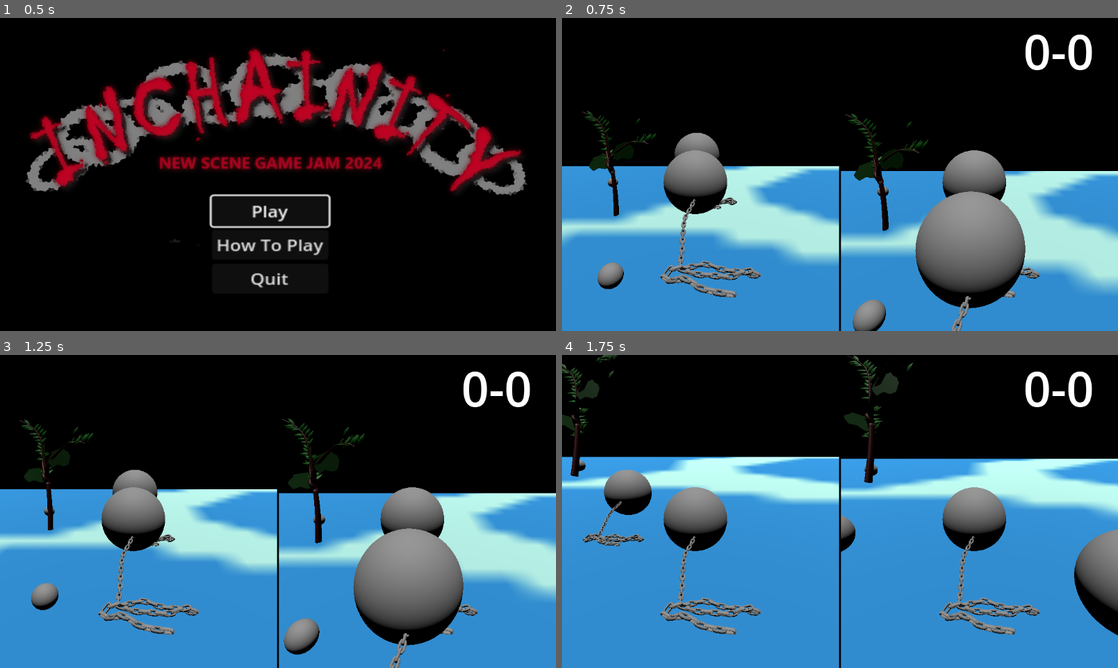
Above: before the commit, frames 1-4 (two rows, left to right).
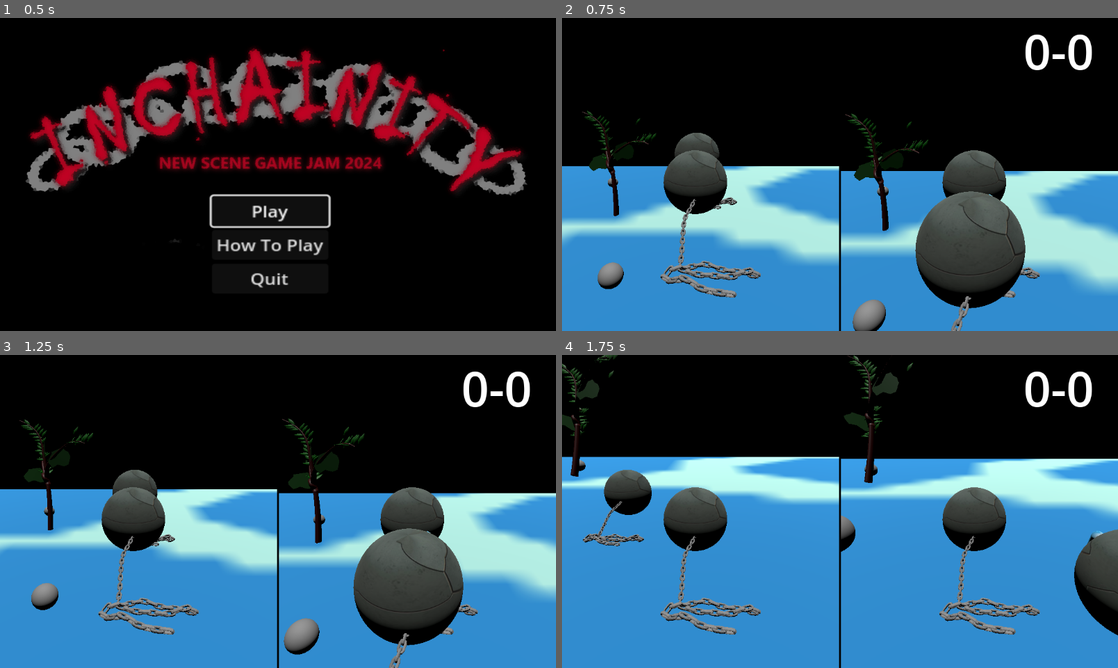
Above: after the commit, the same moments.

Repository: arry424/Chaunch
Game: Godot game, scene res://scenes/main_menu.tscn
Same seed, same stepped clock (60 frames per second), same inputs: the game is played once before the commit and once after it.
Inputs:
- Up to frame 1 (0.5 s): no input
- Up to frame 2 (0.75 s): click "Play" at 0.5 s
- Up to frame 3 (1.25 s): no input
- Up to frame 4 (1.75 s): hold D (move_right) from 1.28 s (still down); tap E (pick_up) at 1.35 s; tap Space (jump) at 1.52 s

Frame 1 is identical in both runs. In frame 2, 7.2% of the frame differs, in the area x 18-84%, y 36-100%; in frame 3, 7.2%; in frame 4, 4.1%.

Commit message:
added robot guy

Diff:
--- /dev/null
+++ b/scenes/bomb_real.tscn
@@ -0,0 +1,5 @@
+[gd_scene load_steps=2 format=3 uid="uid://d0lnjgslry5e3"]
+
+[ext_resource type="PackedScene" uid="uid://b8ow8asoo3144" path="res://scenes/BOMB REAL.glb" id="1_07xuj"]
+
+[node name="BOMB REAL" instance=ExtResource("1_07xuj")]
--- a/scenes/player.tscn
+++ b/scenes/player.tscn
@@ -1,13 +1,26 @@
-[gd_scene load_steps=12 format=3 uid="uid://cdt2hutstrwhb"]
+[gd_scene load_steps=20 format=3 uid="uid://cdt2hutstrwhb"]
 
 [ext_resource type="Script" path="res://code/player.gd" id="1_crpbl"]
+[ext_resource type="Texture2D" uid="uid://bxtr3f4dcfl8" path="res://scenes/360_F_331551911_zKRyH9PaATRmNR8AtllWVeXSBVQieeVT.jpg" id="2_71q7f"]
 [ext_resource type="ArrayMesh" uid="uid://dingmpuhydg24" path="res://chains/chain4 (snake-shaped).obj" id="3_dqat1"]
+[ext_resource type="Texture2D" uid="uid://din82i3jfrw" path="res://scenes/pexels-kasperphotography-978462.jpg" id="3_urww0"]
 [ext_resource type="ArrayMesh" uid="uid://82c0kuk00h7q" path="res://chains/chain3 (straight-tight).obj" id="4_es50w"]
 [ext_resource type="ArrayMesh" uid="uid://che1nnbpyey2g" path="res://chains/chain2 (S-curved).obj" id="4_jy62g"]
+[ext_resource type="Texture2D" uid="uid://5mu47p7xxwoo" path="res://scenes/blue-gradient-background-with-sparkling-light-shine-illustration-and-bokeh-lights-illustration-free-vector.jpg" id="7_0smos"]
 
 [sub_resource type="SphereShape3D" id="SphereShape3D_nsyyf"]
 
+[sub_resource type="StandardMaterial3D" id="StandardMaterial3D_w370j"]
+albedo_texture = ExtResource("2_71q7f")
+
 [sub_resource type="SphereMesh" id="SphereMesh_pwu7j"]
+material = SubResource("StandardMaterial3D_w370j")
+
+[sub_resource type="StandardMaterial3D" id="StandardMaterial3D_6yrt1"]
+albedo_texture = ExtResource("3_urww0")
+
+[sub_resource type="StandardMaterial3D" id="StandardMaterial3D_u40pu"]
+albedo_texture = ExtResource("3_urww0")
 
 [sub_resource type="CylinderShape3D" id="CylinderShape3D_6uq6x"]
 height = 0.25
@@ -68,6 +81,12 @@
 "spin_attack": SubResource("Animation_yu8oa")
 }
 
+[sub_resource type="StandardMaterial3D" id="StandardMaterial3D_sddis"]
+albedo_texture = ExtResource("7_0smos")
+
+[sub_resource type="CapsuleMesh" id="CapsuleMesh_dkcdp"]
+material = SubResource("StandardMaterial3D_sddis")
+
 [node name="Player" type="CharacterBody3D"]
 collision_mask = 195
 script = ExtResource("1_crpbl")
@@ -85,6 +104,8 @@
 
 [node name="Chain4(snake-shaped)" type="MeshInstance3D" parent="MeshInstance3D"]
 transform = Transform3D(-8.18864e-10, -3.0616e-10, 0.02, -0.00700414, 0.0187334, -6.97575e-18, -0.0187334, -0.00700413, -8.74229e-10, 0.0762711, 0.0897733, -0.108995)
+material_override = SubResource("StandardMaterial3D_6yrt1")
+material_overlay = SubResource("StandardMaterial3D_u40pu")
 mesh = ExtResource("3_dqat1")
 skeleton = NodePath("../..")
 
@@ -115,6 +136,14 @@
 "": SubResource("AnimationLibrary_ujxey")
 }
 
+[node name="MeshInstance3D2" type="MeshInstance3D" parent="."]
+transform = Transform3D(0.19, 0, 0, 0, 0.184013, -0.0473217, 0, 0.0473217, 0.184013, -0.225992, 0.273399, -0.557736)
+mesh = SubResource("CapsuleMesh_dkcdp")
+
+[node name="MeshInstance3D3" type="MeshInstance3D" parent="."]
+transform = Transform3D(0.19, 0, 0, 0, 0.187097, -0.0330879, 0, 0.0330879, 0.187097, 0.268826, 0.273399, -0.54443)
+mesh = SubResource("CapsuleMesh_dkcdp")
+
 [connection signal="body_entered" from="Area3D" to="." method="_on_area_3d_body_entered"]
 [connection signal="body_exited" from="Area3D" to="." method="_on_area_3d_body_exited"]
 [connection signal="animation_finished" from="AnimationPlayer" to="." method="_on_animation_player_animation_finished"]
Binary file added: scenes/360_F_331551911_zKRyH9PaATRmNR8AtllWVeXSBVQieeVT.jpg
Not shown, added: scenes/360_F_331551911_zKRyH9PaATRmNR8AtllWVeXSBVQieeVT.jpg.import
Not shown, added: scenes/BOMB OBJ VER.obj
Not shown, added: scenes/BOMB OBJ VER.obj.import
Binary file added: scenes/BOMB REAL.glb
Not shown, added: scenes/BOMB REAL.glb.import
Binary file added: scenes/blue-gradient-background-with-sparkling-light-shine-illustration-and-bokeh-lights-illustration-free-vector.jpg
Not shown, added: scenes/blue-gradient-background-with-sparkling-light-shine-illustration-and-bokeh-lights-illustration-free-vector.jpg.import
Binary file added: scenes/pexels-kasperphotography-978462.jpg
Not shown, added: scenes/pexels-kasperphotography-978462.jpg.import
